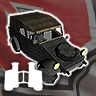
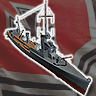
Two versions of the same layered image (96px x 96px). Layer-by-layer changes:
hid "Layer 5" over [1, 57, 47, 94]
added layer "T196" above "SBoot" over [5, 0, 91, 95]
hid "Kubelwagen" over [8, 12, 87, 84]
